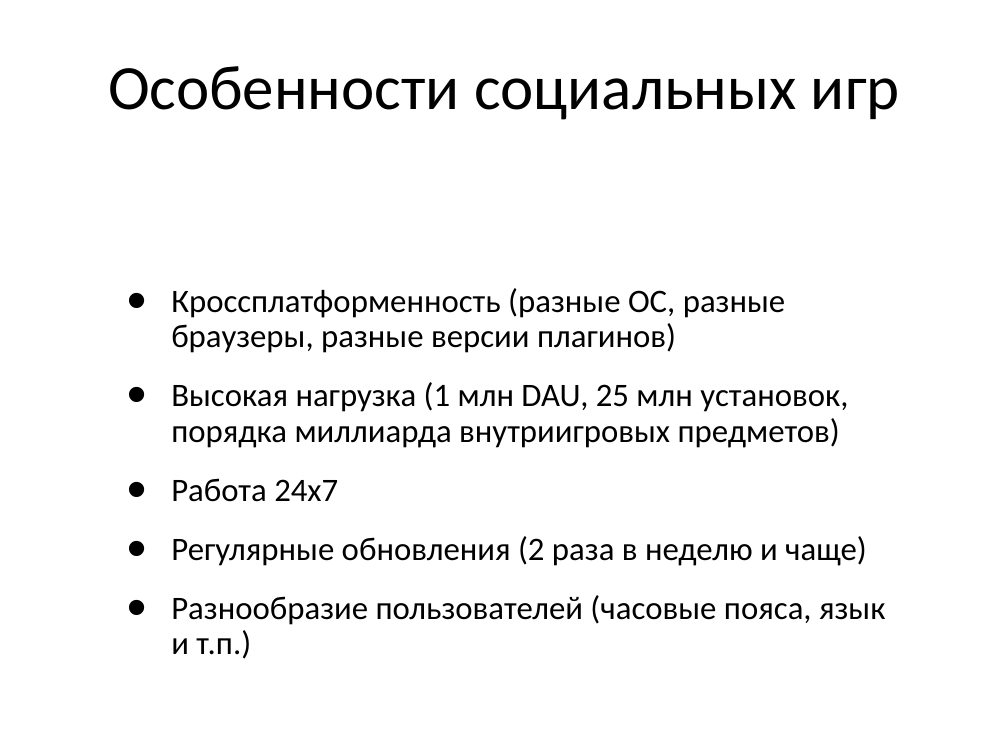
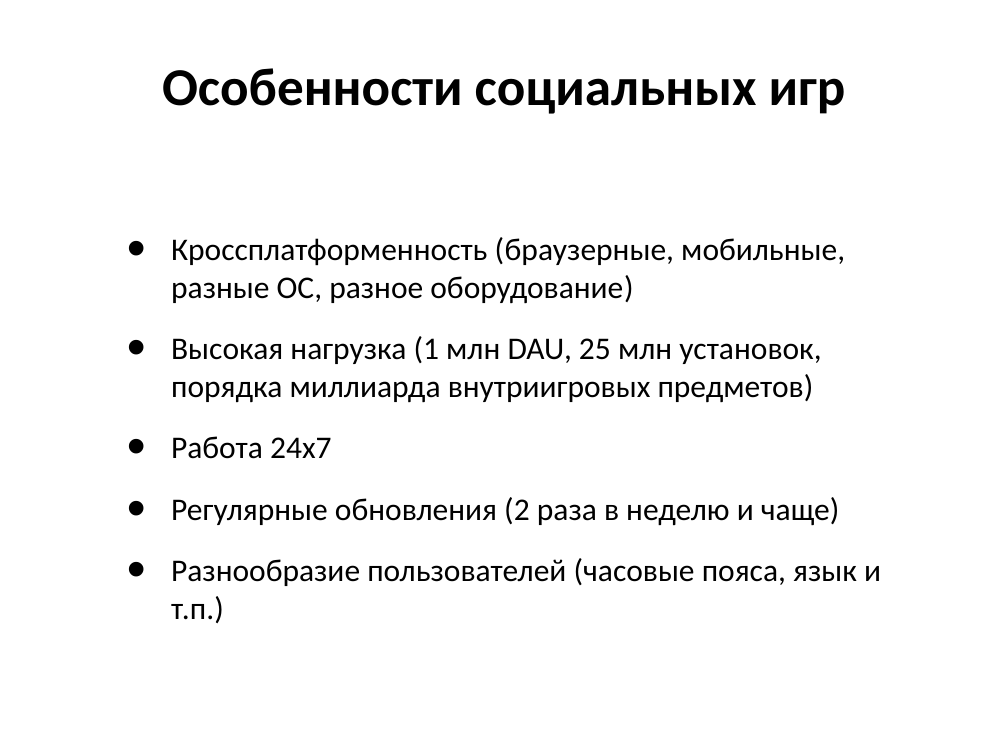
Before and after one commit to schadov/241m-lectures, a slide deck: slide 10 of lec1.ppt (slide 8 before the commit). Drawn at 1008x756 pixels with LibreOffice and Linux fonts; fonts in the diff are those of the drawing. Boxes give left, top, right and bottom in pixels: in the first picture for what was removed or moved away, otherwise in the second. Text is boxed around its words. In the diff, an @@ line names an element or a change of style, - is before the commit and + after.

```diff
--- a/lec1.ppt
+++ b/lec1.ppt
@@ title "Особенности социальных игр" at [162,68,846,114]: size 64 to 54 pt, bold on @@
@@ text "Кроссплатформенность (браузерные, мобильные, разные ОС, ...": place and size @@
-text "Кроссплатформенность (браузерные, мобильные, разные ОС, ..." at [171,288,885,659]
+text "Кроссплатформенность (браузерные, мобильные, разные ОС, ..." at [171,237,881,623]
@@ text at [171,237,845,304]: text changed; size 33.3 to 32 pt @@
-• Кроссплатформенность (разные ОС, разные браузеры, разные версии плагинов)
+• Кроссплатформенность (браузерные, мобильные, разные ОС, разное оборудование)
@@ text at [171,336,881,623]: size 33.3 to 32 pt in "Высокая нагрузка (1 млн DAU, 25 млн ...", "Работа 24х7", "Регулярные обновления (2 раза в неделю и ...", "Разнообразие пользователей (часовые пояса, язык и т.п.)"; line spacing 0.9 to 1 @@
```
Also in this commit, not shown: 8 other slides changed, 4 slides added, 3 slides removed, 1 other file.
